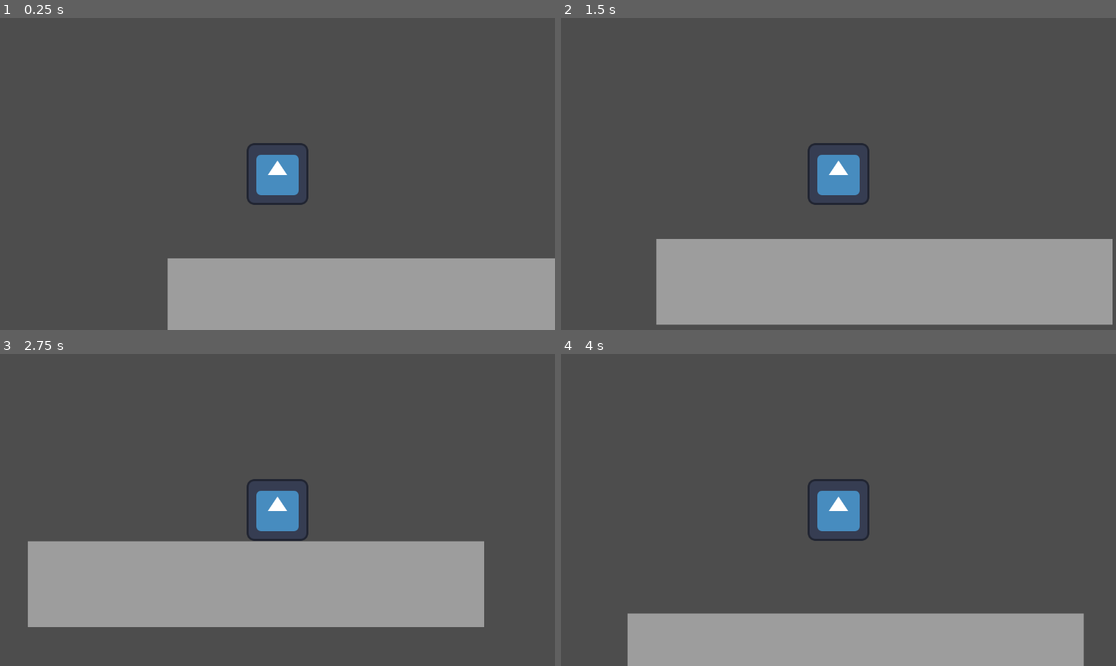
Above: before the commit, frames 1-4 (two rows, left to right).
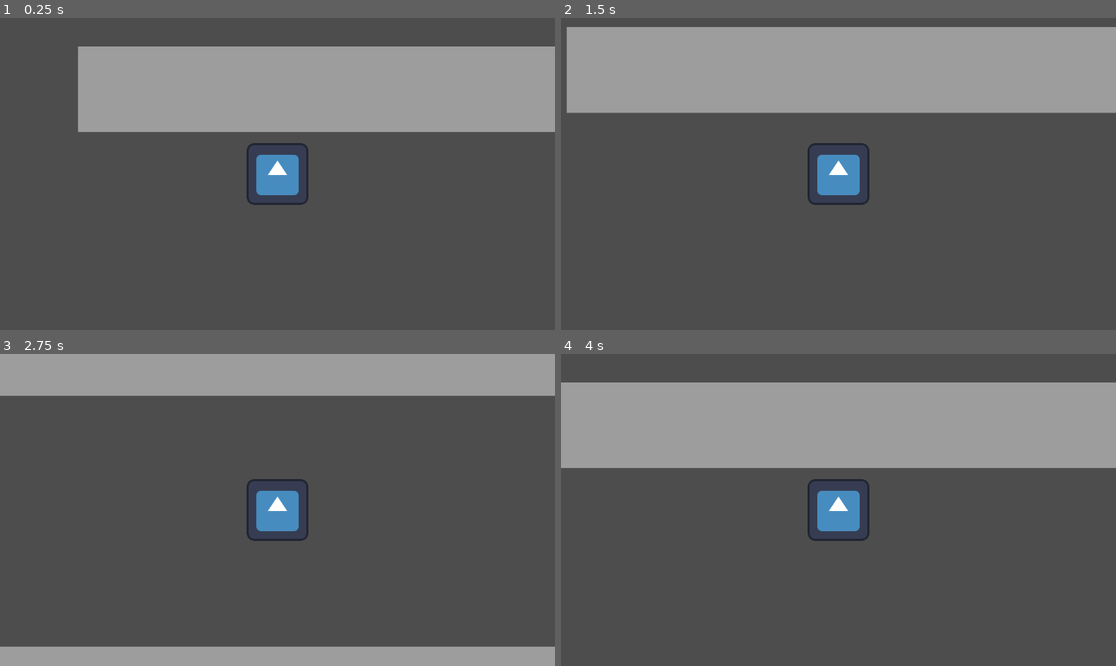
Above: after the commit, the same moments.

Repository: jrinkyx/Jrinkigame
Game: Godot game, scene res://scenes/main.tscn
The game is run twice, just before and just after one commit, with the same random seed, the same clock (stepped at 60 frames per second) and the same inputs. The engine's default icon, where the game draws it, is replaced by a stand-in: a white triangle on a blue panel in a dark square.
Inputs:
- Up to frame 1 (0.25 s): no input
- Up to frame 2 (1.5 s): tap Enter at 0.5 s; hold Right (ui_right) 0.53-1.28 s; hold Down (ui_down) from 1.28 s (still down)
- Up to frame 3 (2.75 s): release Down (ui_down) at 2.03 s; hold Right (ui_right) from 2.03 s (still down)
- Up to frame 4 (4 s): release Right (ui_right) at 2.78 s; hold Up (ui_up) 2.78-3.53 s; hold Left (ui_left) from 3.53 s (still down)

The runs differ from the first frame. In frame 1, 40% of the frame differs, in the area x 14-100%, y 9-100%; in frame 2, 50%, in the area x 1-100%, y 2-99%; in frame 3, 42%; in frame 4, 41%.

Commit message:
made some changes to the main scene

Diff:
--- a/scenes/main.tscn
+++ b/scenes/main.tscn
@@ -1,13 +1,13 @@
 [gd_scene load_steps=5 format=3 uid="uid://cqusshdbw0anh"]
 
 [ext_resource type="Script" uid="uid://coo0fesdg1ky6" path="res://scripts/player.gd" id="1_0wfyh"]
-[ext_resource type="Texture2D" uid="uid://d1stwrq1px34n" path="res://icon.svg" id="2_sugp2"]
+[ext_resource type="Texture2D" uid="uid://cxf5emwawbtvu" path="res://icon.svg" id="2_sugp2"]
 
 [sub_resource type="RectangleShape2D" id="RectangleShape2D_4vge2"]
 size = Vector2(130, 129)
 
 [sub_resource type="RectangleShape2D" id="RectangleShape2D_rnjyy"]
-size = Vector2(947.5, 178)
+size = Vector2(1342.75, 178)
 
 [node name="Platform" type="Node2D"]
 
@@ -25,15 +25,28 @@
 [node name="Camera2D" type="Camera2D" parent="Player"]
 position = Vector2(346, 179)
 
-[node name="StaticBody2D" type="StaticBody2D" parent="."]
+[node name="Upper wall" type="StaticBody2D" parent="."]
 
-[node name="CollisionShape2D" type="CollisionShape2D" parent="StaticBody2D"]
-position = Vector2(591.25, 443)
+[node name="collision_upper_wall" type="CollisionShape2D" parent="Upper wall"]
+position = Vector2(600, 0)
 shape = SubResource("RectangleShape2D_rnjyy")
 
-[node name="ColorRect" type="ColorRect" parent="StaticBody2D"]
-offset_left = 118.0
-offset_top = 354.0
-offset_right = 1065.0
-offset_bottom = 532.0
+[node name="color_upper_wall" type="ColorRect" parent="Upper wall/collision_upper_wall"]
+offset_left = -668.0
+offset_top = -86.0
+offset_right = 670.0
+offset_bottom = 92.0
 color = Color(0.61339027, 0.61339027, 0.61339027, 1)
+
+[node name="Lower wall" type="StaticBody2D" parent="."]
+
+[node name="collision_lower_wall" type="CollisionShape2D" parent="Lower wall"]
+position = Vector2(600, 700)
+shape = SubResource("RectangleShape2D_rnjyy")
+
+[node name="color_lower_wall" type="ColorRect" parent="Lower wall/collision_lower_wall"]
+offset_left = -675.0
+offset_top = -87.0
+offset_right = 670.0
+offset_bottom = 91.0
+color = Color(0.61339027, 0.61339027, 0.61339027, 1)
